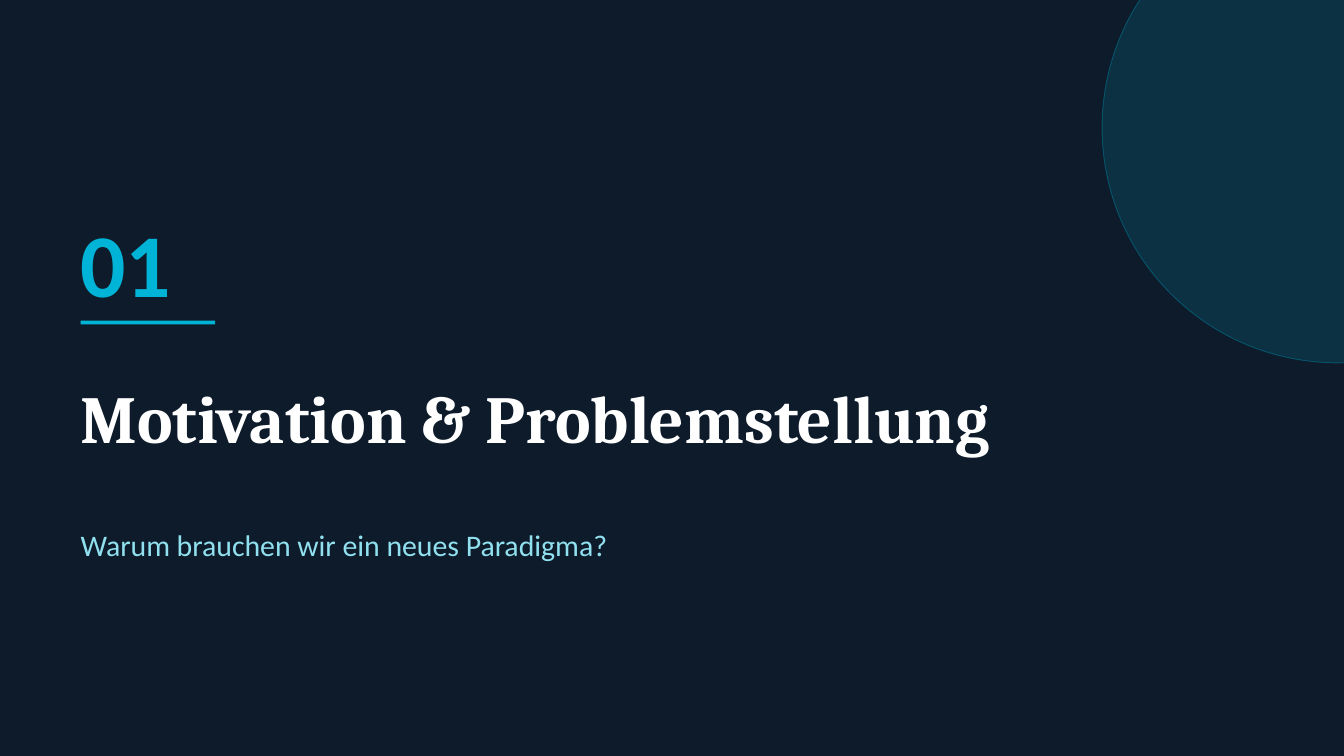
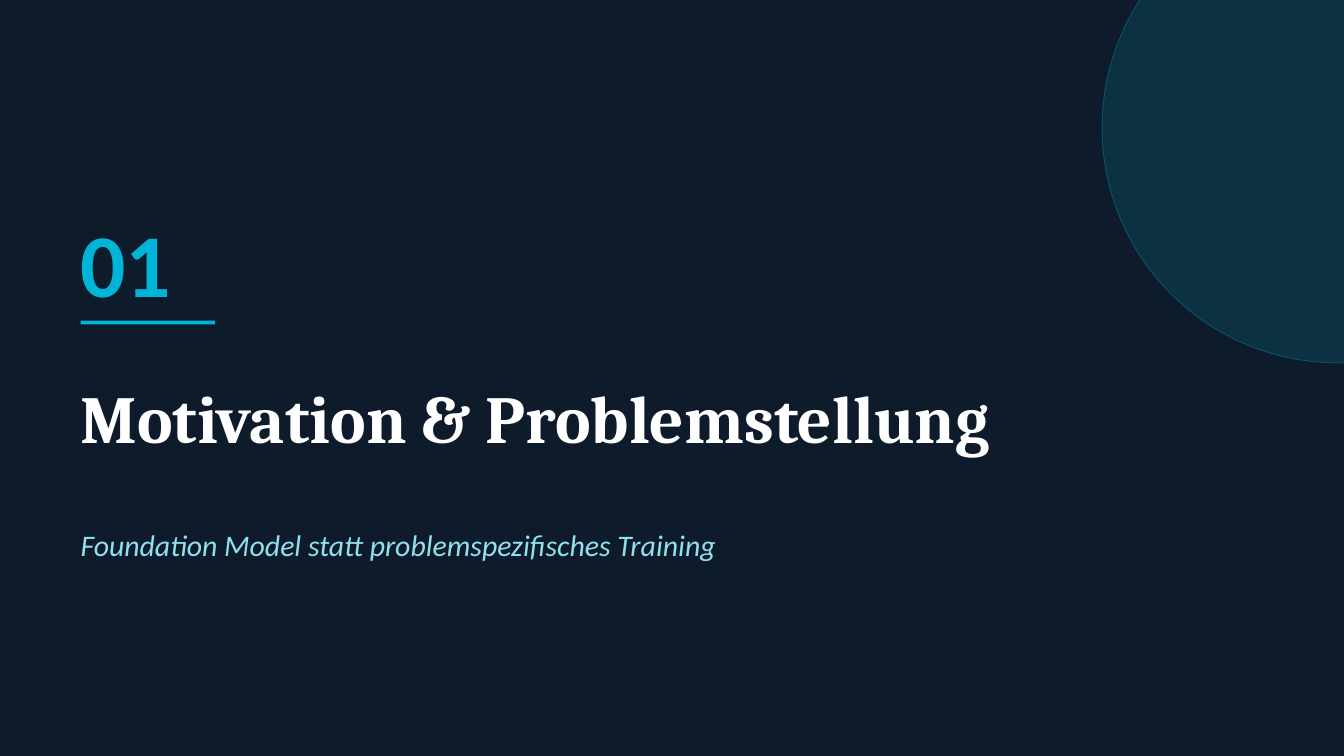
Before and after one commit to KaiSteffen/Business-Prognosis, a slide deck: slide 3 of chronos/presentation/Chronos_Praesentation.pptx. Drawn at 1344x756 pixels with LibreOffice and Linux fonts; fonts in the diff are those of the drawing. Boxes give left, top, right and bottom in pixels: in the first picture for what was removed or moved away, otherwise in the second. Text is boxed around its words. In the diff, an @@ line names an element or a change of style, - is before the commit and + after.

```diff
--- a/chronos/presentation/Chronos_Praesentation.pptx
+++ b/chronos/presentation/Chronos_Praesentation.pptx
@@ text at (81,535,715,561): text changed; italic on @@
-Warum brauchen wir ein neues Paradigma?
+Foundation Model statt problemspezifisches Training
```
Also in this commit, not shown: 14 other slides changed, 12 slides added, 24 slides removed.
